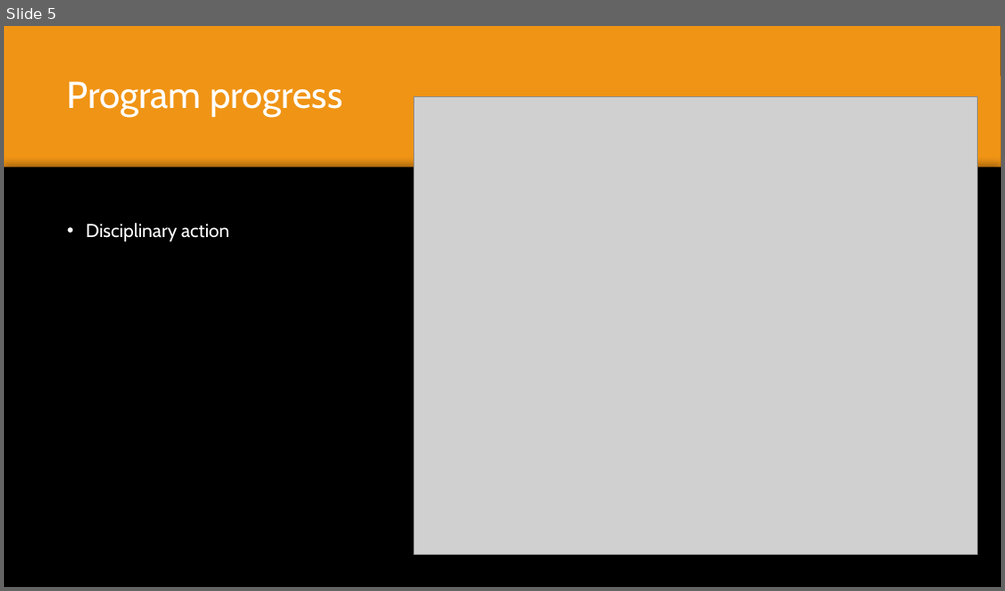
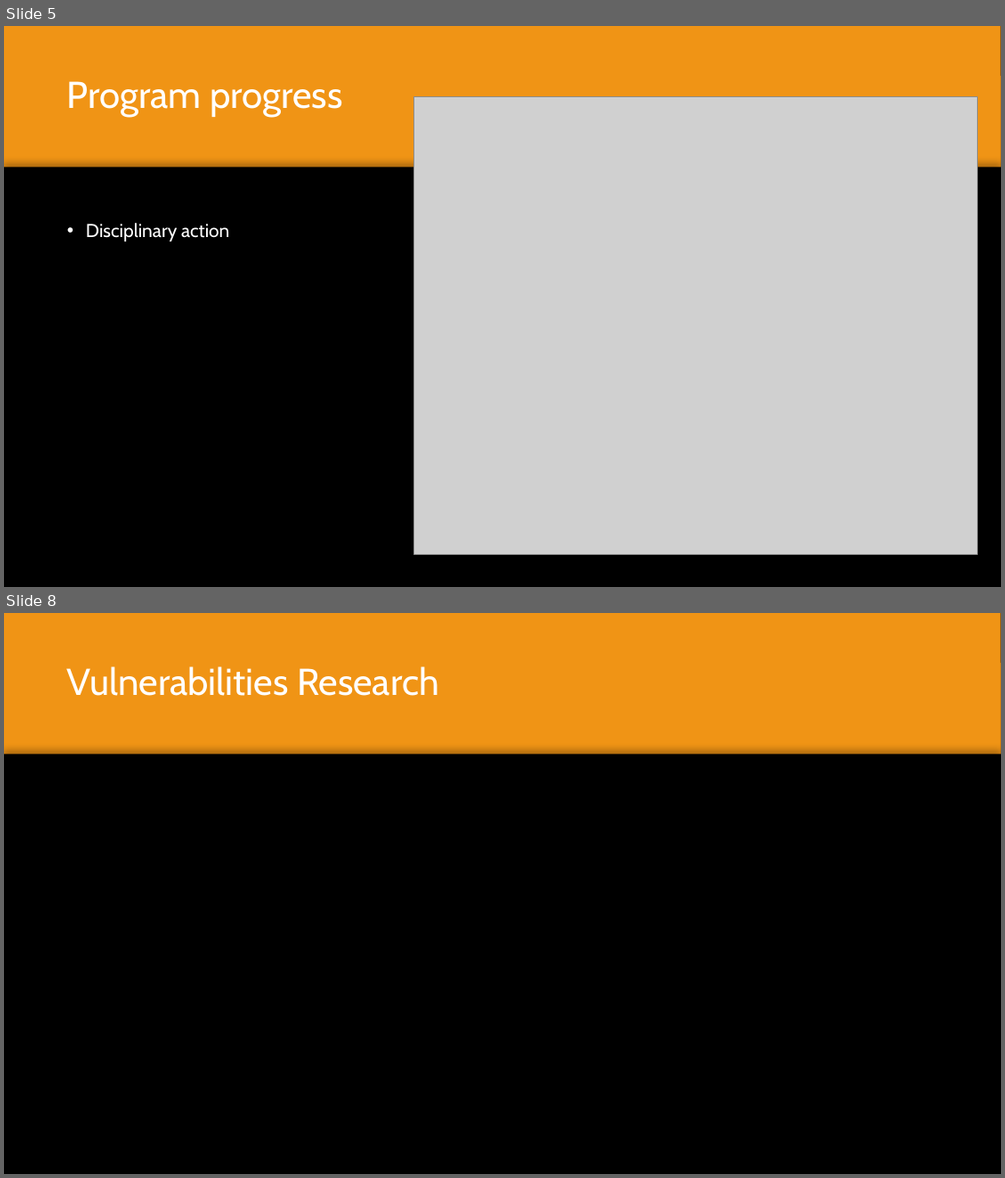
Before and after one commit to denizarikoglu/Repository, a slide deck: Files/Finle prgress, Team 1 Group 6.pptx. Shown one above the other, each under a label of ours: slide 5 before the commit, slides 5 and 8 after it; the slides between them are not shown. The pictures are 1005x591 and 1005x1178 pixels, drawn with LibreOffice and Linux fonts; fonts in the diff are those of the drawing; grey boxes stand for pictures; background and template pictures are left out. Boxes give left, top, right and bottom in pixels: in the first picture for what was removed or moved away, otherwise in the second. Text is boxed around its words. In the diff, an @@ line names an element or a change of style, - is before the commit and + after.

```diff
--- a/Files/Finle prgress, Team 1 Group 6.pptx
+++ b/Files/Finle prgress, Team 1 Group 6.pptx
@@ slide 8 added at <box>4,613,1001,1174</box>, background picture (left out); not listed: 2 template elements that a slide beside it also shows @@
@@ rectangle added at <box>4,613,1001,1174</box>, fill #F09415 @@
@@ title added at <box>67,666,439,696</box>, 36 pt, text #FFFFFF @@
+Vulnerabilities Research
@@ rectangle added at <box>4,755,1001,1174</box>, fill #000000 @@
```
Also in this commit, not shown: 2 other slides added, 1 slide removed.
